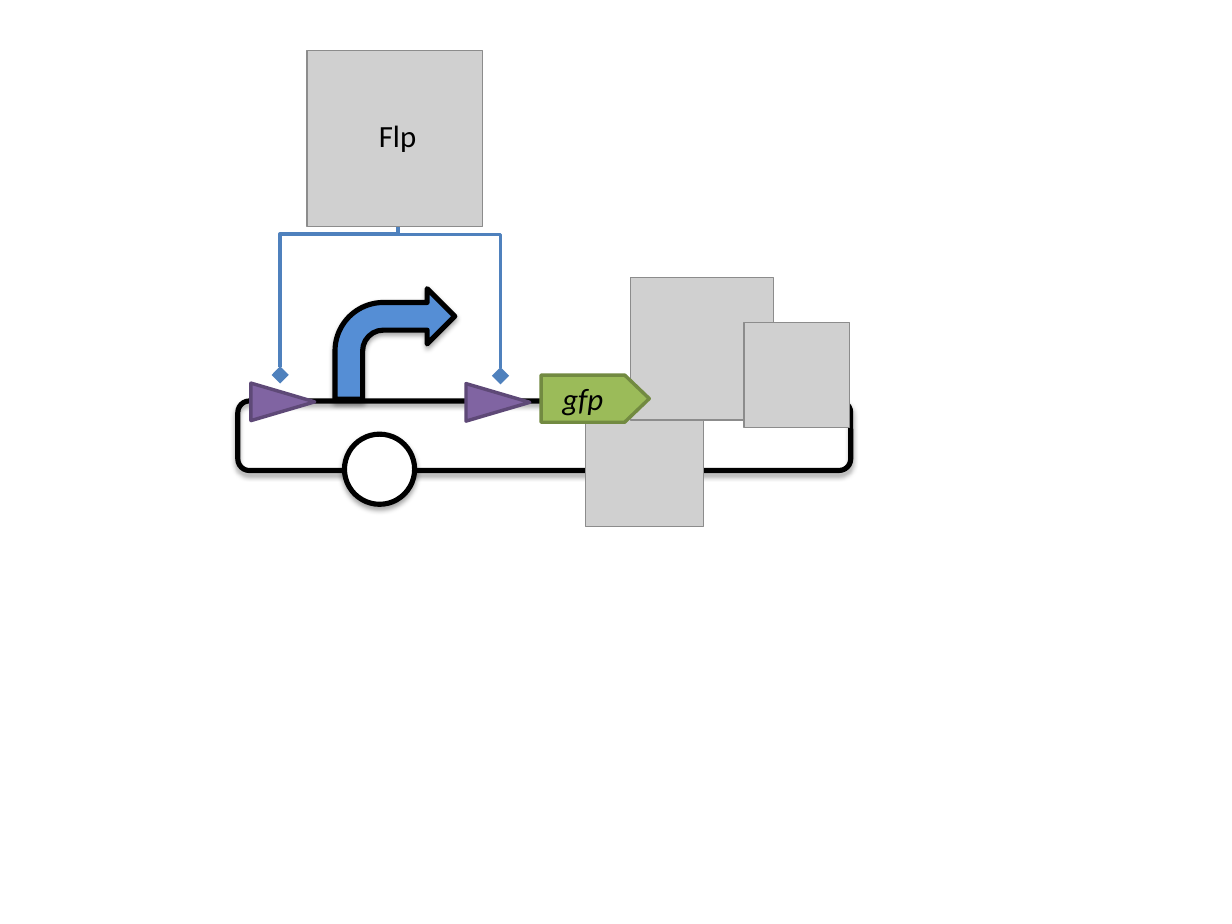
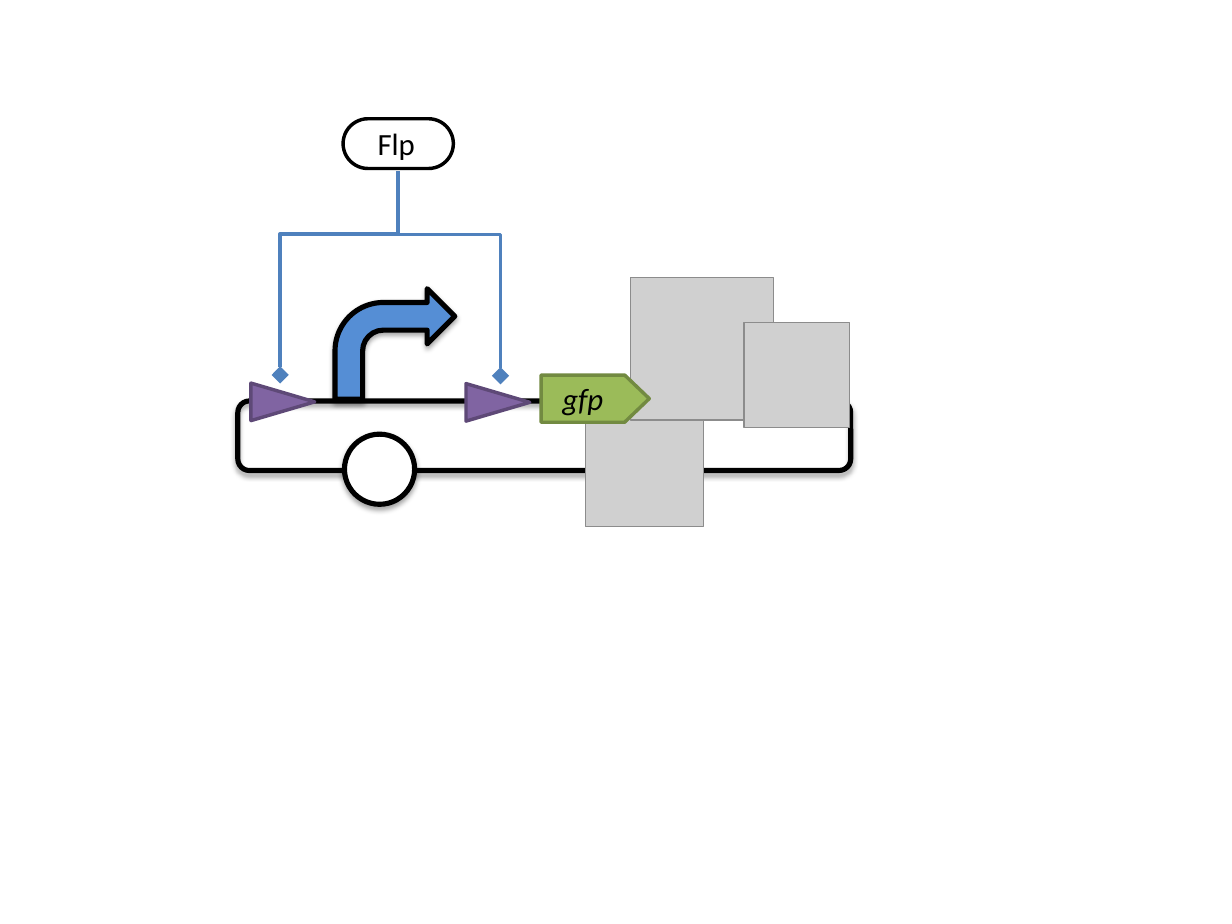
Before and after one commit to SynBioDex/SBOL-visual, a slide deck: slide 11 of specification/imgsrc/examples.pptx. Drawn at 1232x924 pixels with LibreOffice and Linux fonts; fonts in the diff are those of the drawing; grey boxes stand for pictures. Boxes give left, top, right and bottom in pixels: in the first picture for what was removed or moved away, otherwise in the second. Text is boxed around its words. In the diff, an @@ line names an element or a change of style, - is before the commit and + after.

```diff
--- a/specification/imgsrc/examples.pptx
+++ b/specification/imgsrc/examples.pptx
@@ picture removed at (x1=307, y1=51, x2=483, y2=227) @@
@@ rounded rectangle added at (x1=344, y1=118, x2=455, y2=168), fill #FFFFFF, outline #000000 2 pt @@
@@ text "Flp" moved from (x1=379, y1=125, x2=416, y2=152) to (x1=378, y1=133, x2=415, y2=160) @@
```
Also in this commit, not shown: 3 other slides changed, 5 other files.
